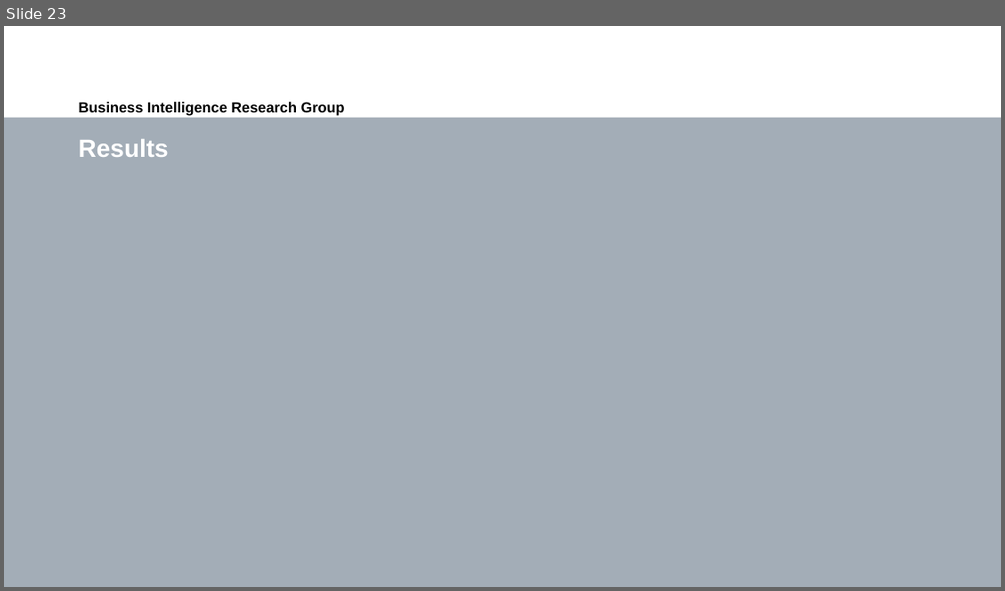
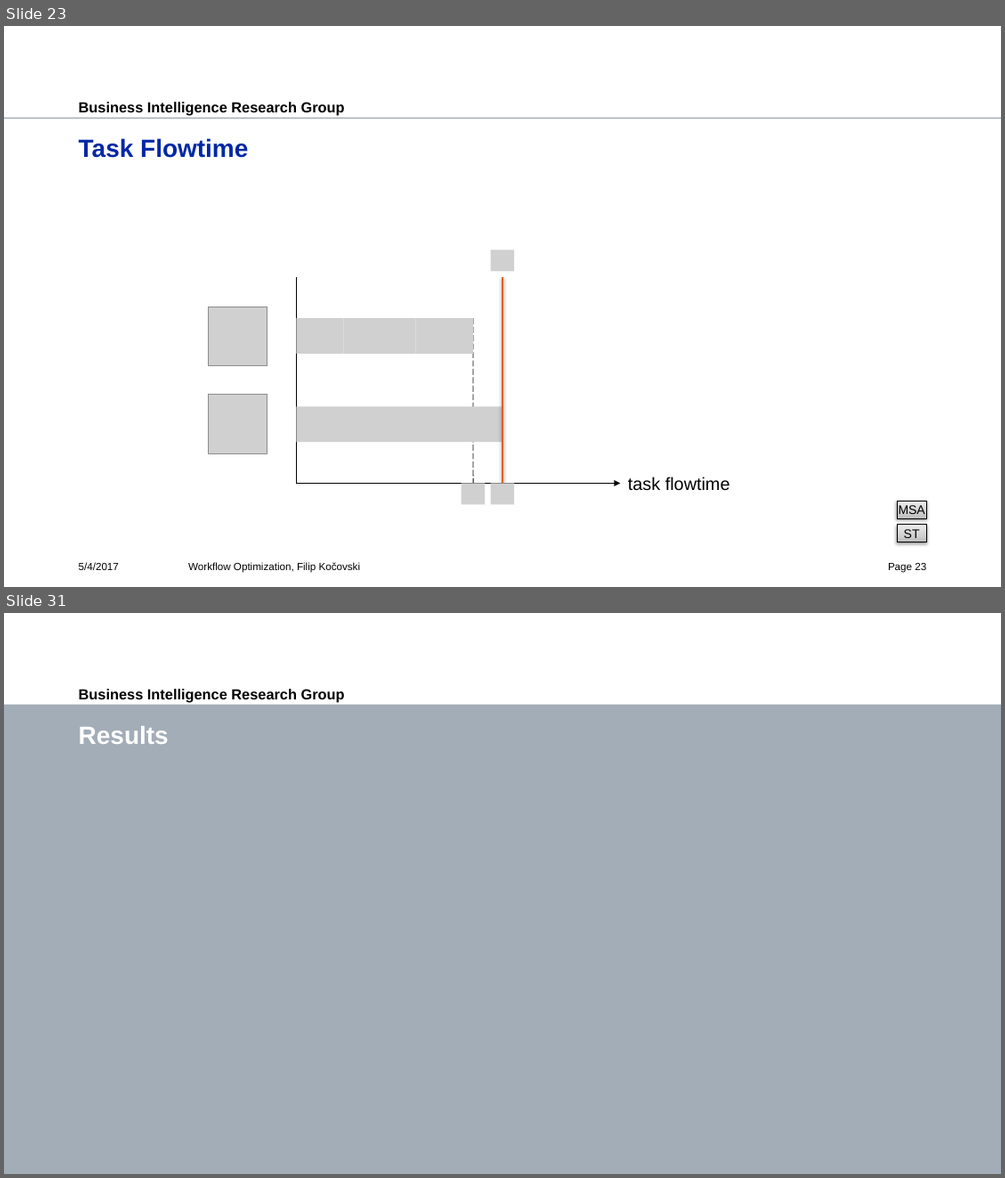
Before and after one commit to fkocovski/mt_presentation, a slide deck: Workflow Optimization.pptx. Shown one above the other, each under a label of ours: slide 23 before the commit, slides 23 and 31 after it; the slides between them are not shown. The pictures are 1005x591 and 1005x1178 pixels, drawn with LibreOffice and Linux fonts; fonts in the diff are those of the drawing; grey boxes stand for pictures; background and template pictures are left out. Boxes give left, top, right and bottom in pixels: in the first picture for what was removed or moved away, otherwise in the second. Text is boxed around its words. In the diff, an @@ line names an element or a change of style, - is before the commit and + after.

Commit message:
task flowtime

```diff
--- a/Workflow Optimization.pptx
+++ b/Workflow Optimization.pptx
@@ slide 23 added at [4, 26, 1001, 587], background #FFFFFF; not listed: 2 template elements that a slide beside it also shows @@
@@ title added at [79, 138, 248, 158], 24 pt, text #0028A5, bold @@
+Task Flowtime
@@ picture added at [491, 249, 514, 272] @@
@@ line added from (297, 277) to (297, 483), #000000 0.75 pt @@
@@ line added from (502, 277) to (502, 483), #DC6027 2 pt @@
@@ picture added at [208, 306, 267, 365] @@
@@ picture added at [297, 319, 343, 354] @@
@@ picture added at [343, 319, 415, 354] @@
@@ picture added at [416, 319, 474, 354] @@
@@ line added from (473, 319) to (474, 483), #000000 0.75 pt dashed @@
@@ picture added at [208, 394, 267, 454] @@
@@ picture added at [297, 407, 370, 442] @@
@@ picture added at [370, 407, 502, 442] @@
@@ line added from (502, 407) to (502, 483), #000000 0.75 pt dashed @@
@@ text added at [628, 476, 730, 491], 17 pt, text #000000 @@
+task flowtime
@@ arrow added from (297, 483) to (620, 483), #000000 0.75 pt @@
@@ picture added at [461, 483, 485, 505] @@
@@ picture added at [491, 483, 514, 505] @@
@@ action button blank added at [897, 501, 926, 519], fill gradient #BDBDBD to #D1D1D1 to #EEEEEE, outline #000000 0.75 pt, 12 pt, text #000000 @@
+MSA
@@ action button blank added at [897, 524, 926, 541], fill gradient #BDBDBD to #D1D1D1 to #EEEEEE, outline #000000 0.75 pt, 12 pt, text #000000 @@
+ST
@@ text added at [79, 562, 119, 570], 10 pt, text #000000 @@
+5/4/2017
@@ text added at [188, 562, 361, 572], 10 pt, text #000000 @@
+Workflow Optimization, Filip Kočovski
@@ page number added at [888, 563, 926, 572], 10 pt, text #000000 @@
+Page 23
@@ what was slide 23 is now slide 31 @@
```
Also in this commit, not shown: 35 slides changed, 7 other slides added.
